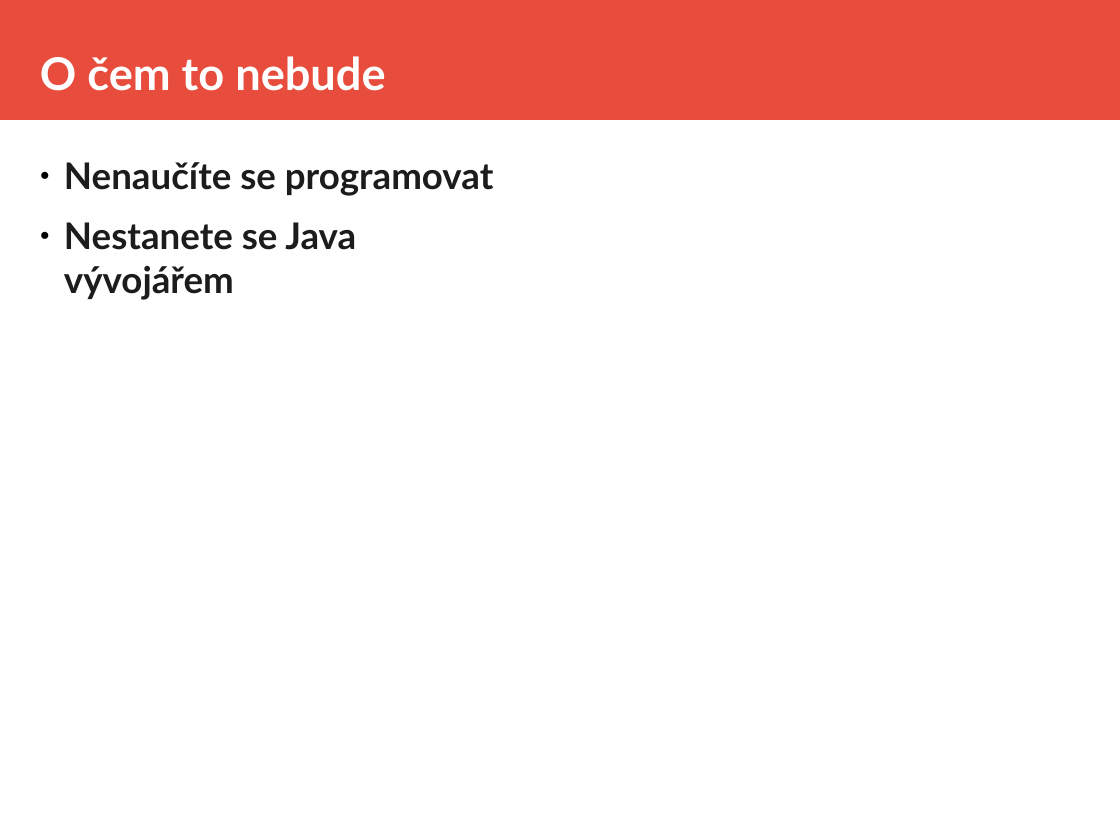
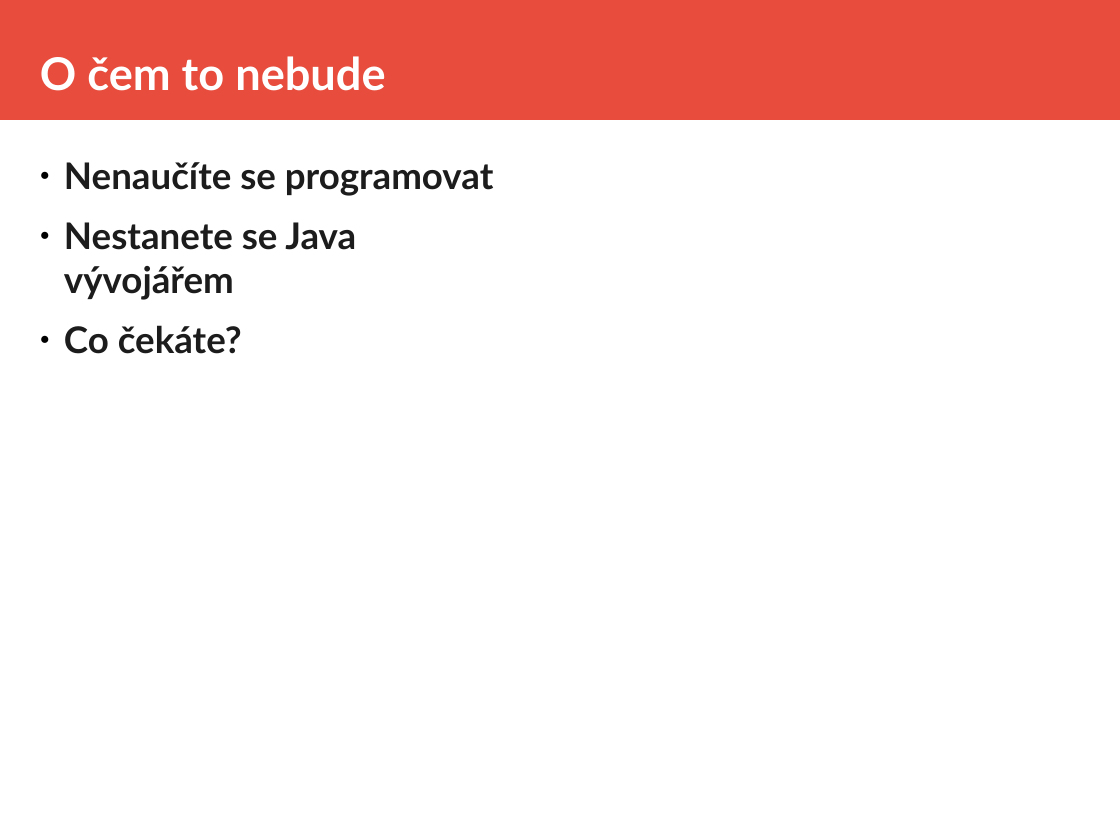
Before and after one commit to equabank/java-skoleni, a slide deck: slide 2 of doc/prez.odp. Drawn at 1120x840 pixels with LibreOffice and Linux fonts; fonts in the diff are those of the drawing. Boxes give left, top, right and bottom in pixels: in the first picture for what was removed or moved away, otherwise in the second. Text is boxed around its words. In the diff, an @@ line names an element or a change of style, - is before the commit and + after.

```diff
--- a/doc/prez.odp
+++ b/doc/prez.odp
@@ text at (x1=64, y1=325, x2=242, y2=354): paragraph added @@
+● Co čekáte?
```
Also in this commit, not shown: 2 other slides changed, 2 other files.
